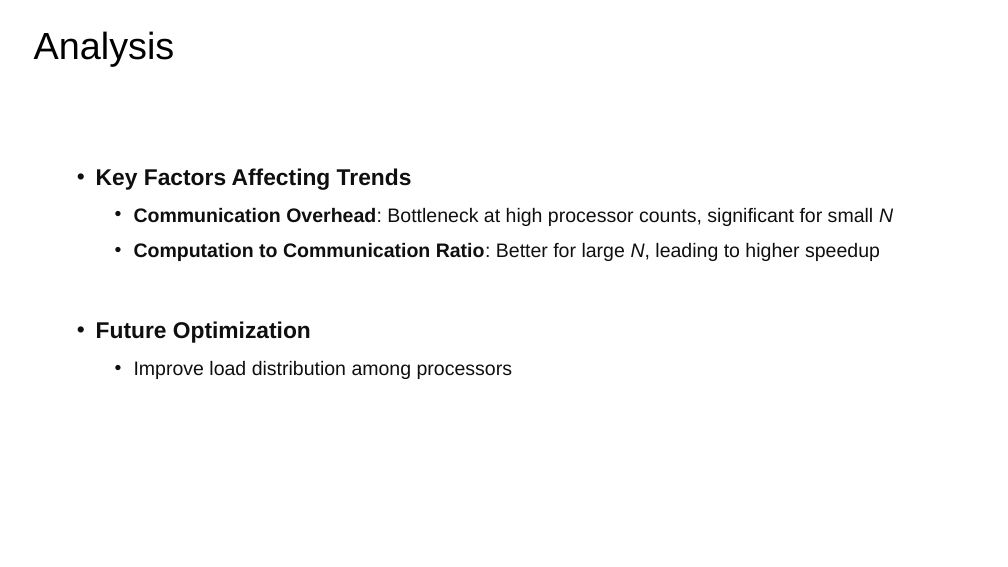
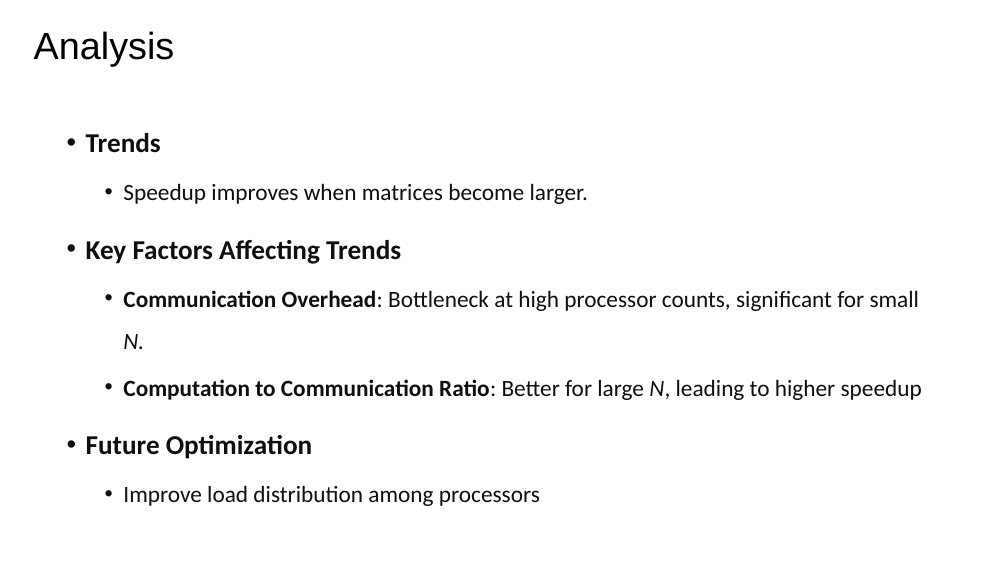
Before and after one commit to zhuliang21/Parallel-Matrix-Multiplication, a slide deck: slide 11 of powerpoint/Pre.pptx. Drawn at 1008x567 pixels with LibreOffice and Linux fonts; fonts in the diff are those of the drawing. Boxes give left, top, right and bottom in pixels: in the first picture for what was removed or moved away, otherwise in the second. Text is boxed around its words. In the diff, an @@ line names an element or a change of style, - is before the commit and + after.

```diff
--- a/powerpoint/Pre.pptx
+++ b/powerpoint/Pre.pptx
@@ text "Trends": place and size @@
-text "Trends" at (96, 168, 893, 379)
+text "Trends" at (86, 133, 922, 506)
@@ text at (86, 133, 588, 204): paragraphs added @@
+• Trends
+  • Speedup improves when matrices become larger.
@@ text at (86, 240, 922, 506): size 21.7 to 25.9 pt in "Key Factors Affecting Trends", "Future Optimization"; font Arial to Calibri in "Key Factors Affecting Trends", "Computation to Communication Ratio: Better for large ...", "Future Optimization", "Improve load distribution among processors"; size 18.6 to 22.2 pt in "Computation to Communication Ratio: Better for large ...", "Improve load distribution among processors"; line spacing 1.3 to 1.5 @@
@@ text at (123, 290, 920, 349): text changed; size 18.6 to 22.2 pt; font Arial to Calibri @@
-  • Communication Overhead: Bottleneck at high processor counts, significant for small N
+  • Communication Overhead: Bottleneck at high processor counts, significant for small N.
```
Also in this commit, not shown: 9 other slides changed, 3 slides added, 1 slide removed, 7 other files.
